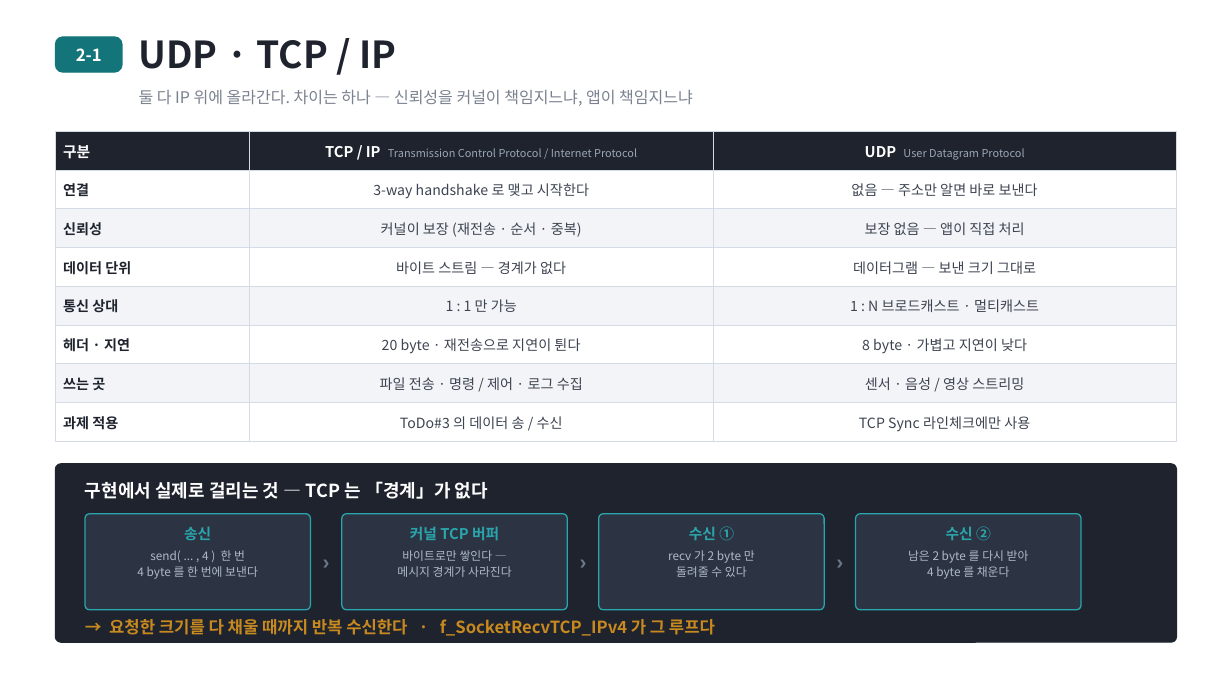
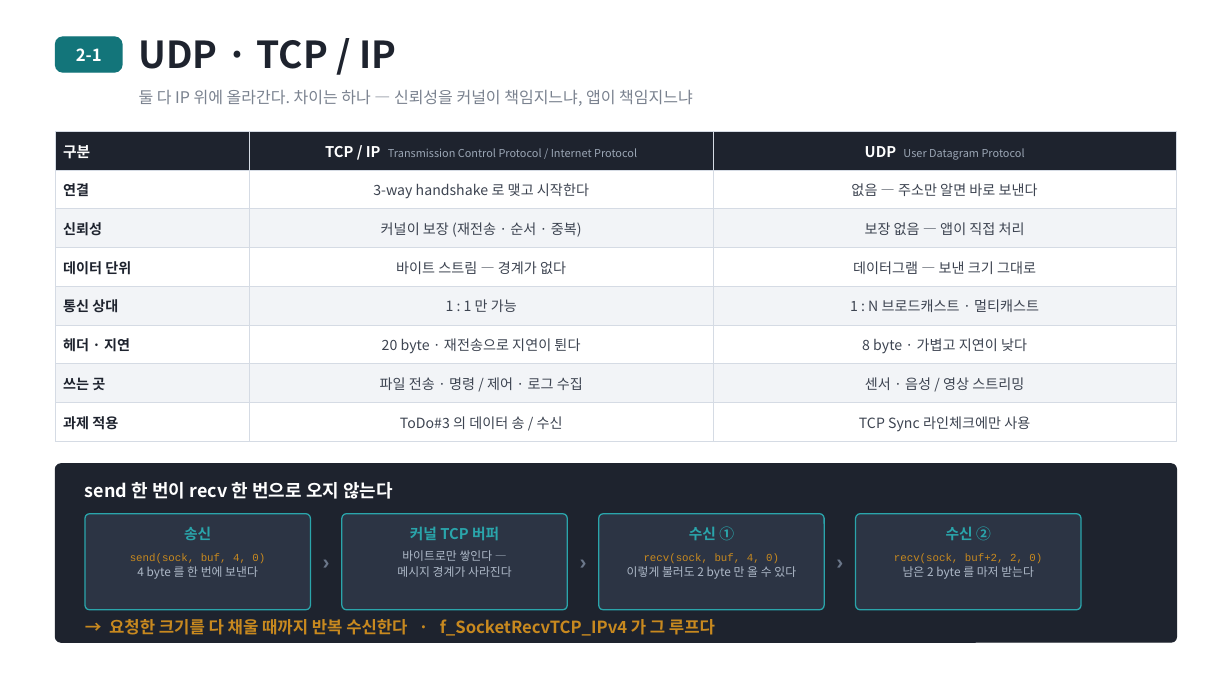
Before and after one commit to harley-hwan/IpcProc, a slide deck: slide 7 of ref/발표자료/IPC_발표자료.pptx. Drawn at 1232x693 pixels with LibreOffice and Linux fonts; fonts in the diff are those of the drawing. Boxes give left, top, right and bottom in pixels: in the first picture for what was removed or moved away, otherwise in the second. Text is boxed around its words. In the diff, an @@ line names an element or a change of style, - is before the commit and + after.

Commit message:
발표자료 2-3 장 정비 및 용어 정리
- 뮤텍스/세마포어 장을 핵심 위주로 다시 쓰고 장별 별첨 추가
- 슬라이드 항목을 대본이 모두 짚도록 양쪽 정렬
- 바쁜 대기 설명 정정: 뮤텍스도 커널이 재워 줌, 조건 대기 오용 시에만 발생
- 11장 비교표에 데이터 단위/복사 횟수/용량 근거 명시
- 12장 CRITICAL_SECTION, Named Mutex 실제 호출 순서 추가
- 생산자/소비자 대신 송신/수신 으로 용어 통일
- 각 장 하단 예상 질문 45항목

```diff
--- a/ref/발표자료/IPC_발표자료.pptx
+++ b/ref/발표자료/IPC_발표자료.pptx
@@ text at <box>85,482,393,499</box>: text changed @@
-구현에서 실제로 걸리는 것 — TCP 는 「경계」가 없다
+send 한 번이 recv 한 번으로 오지 않는다
@@ text at <box>130,553,265,563</box>: text changed; size 9.2 to 8.4 pt; font Noto Sans CJK KR to Courier New; text colour #AEB9C8 to #C8891F @@
-send( ... , 4 ) 한 번
+send(sock, buf, 4, 0)
@@ text at <box>627,553,796,579</box>: text changed; size 9.2 to 8.4 pt; font Noto Sans CJK KR to Courier New; text colour #AEB9C8 to #C8891F @@
-recv 가 2 byte 만
-돌려줄 수 있다
+recv(sock, buf, 4, 0)
+이렇게 불러도 2 byte 만 올 수 있다
@@ text at <box>894,553,1042,579</box>: text changed; size 9.2 to 8.4 pt; font Noto Sans CJK KR to Courier New; text colour #AEB9C8 to #C8891F @@
-남은 2 byte 를 다시 받아
-4 byte 를 채운다
+recv(sock, buf+2, 2, 0)
+남은 2 byte 를 마저 받는다
```
Also in this commit, not shown: 13 other slides changed, 7 other files.
